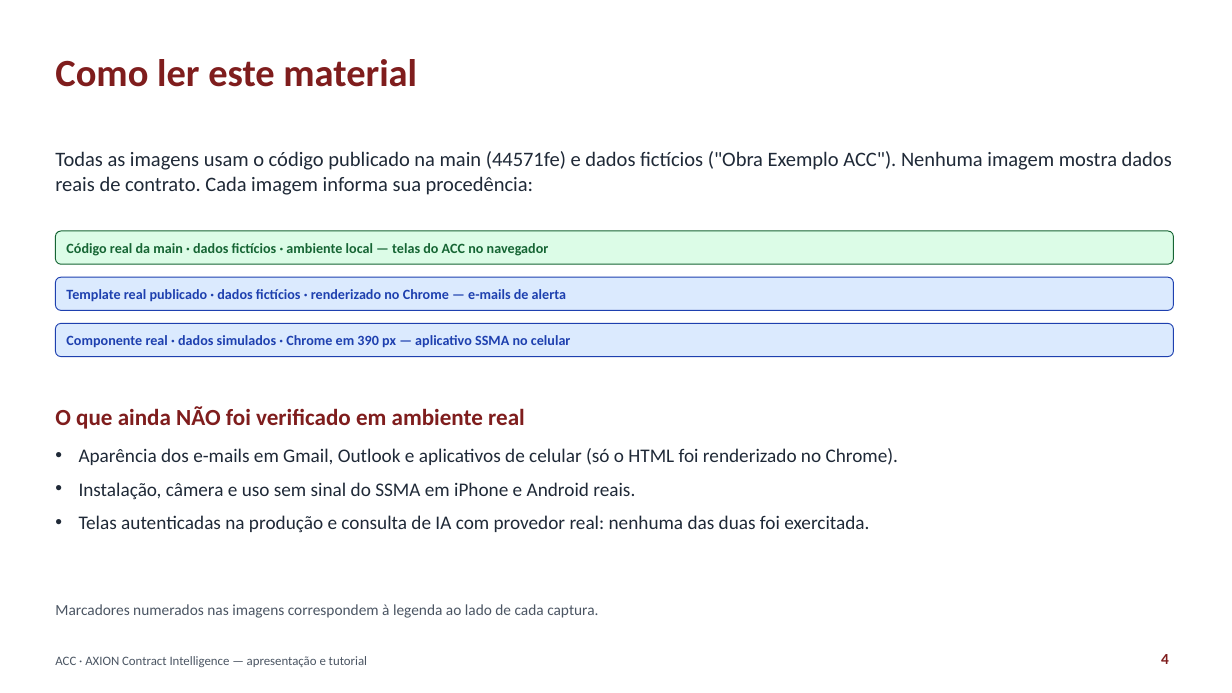
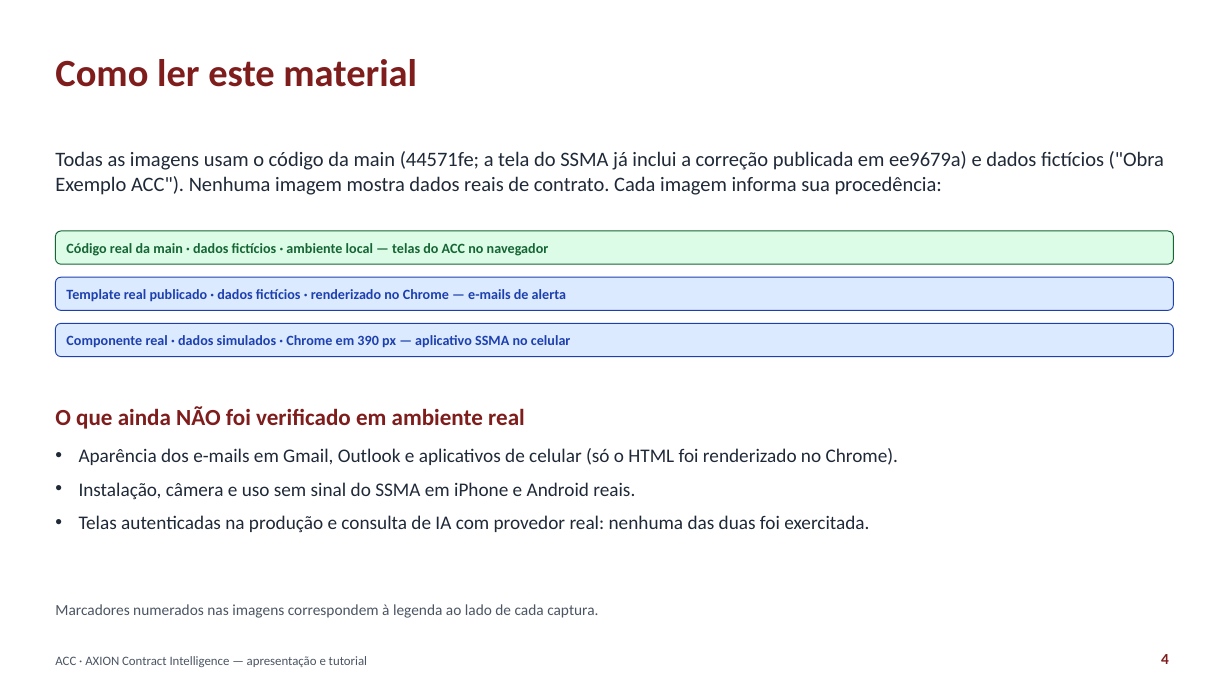
Before and after one commit to axionconstrucoes/axion-contract-intelligence, a slide deck: slide 4 of apps/web/content/tutorial/ACC-apresentacao-e-tutorial.pptx. Drawn at 1232x693 pixels with LibreOffice and Linux fonts; fonts in the diff are those of the drawing. Boxes give left, top, right and bottom in pixels: in the first picture for what was removed or moved away, otherwise in the second. Text is boxed around its words. In the diff, an @@ line names an element or a change of style, - is before the commit and + after.

```diff
--- a/apps/web/content/tutorial/ACC-apresentacao-e-tutorial.pptx
+++ b/apps/web/content/tutorial/ACC-apresentacao-e-tutorial.pptx
@@ text at bbox=[55, 151, 1164, 195]: text changed @@
-Todas as imagens usam o código publicado na main (44571fe) e dados fictícios ("Obra Exemplo ACC"). Nenhuma imagem mostra dados reais de contrato. Cada imagem informa sua procedência:
+Todas as imagens usam o código da main (44571fe; a tela do SSMA já inclui a correção publicada em ee9679a) e dados fictícios ("Obra Exemplo ACC"). Nenhuma imagem mostra dados reais de contrato. Cada imagem informa sua procedência:
```
Also in this commit, not shown: 5 other slides changed, 1 other file.
